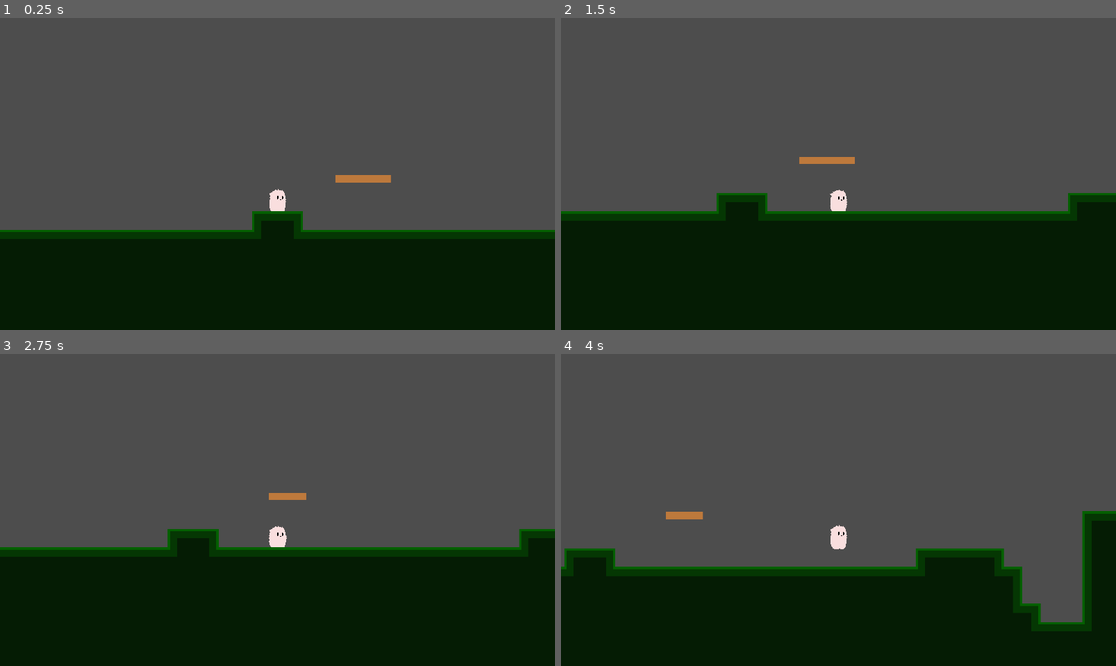
Above: before the commit, frames 1-4 (two rows, left to right).
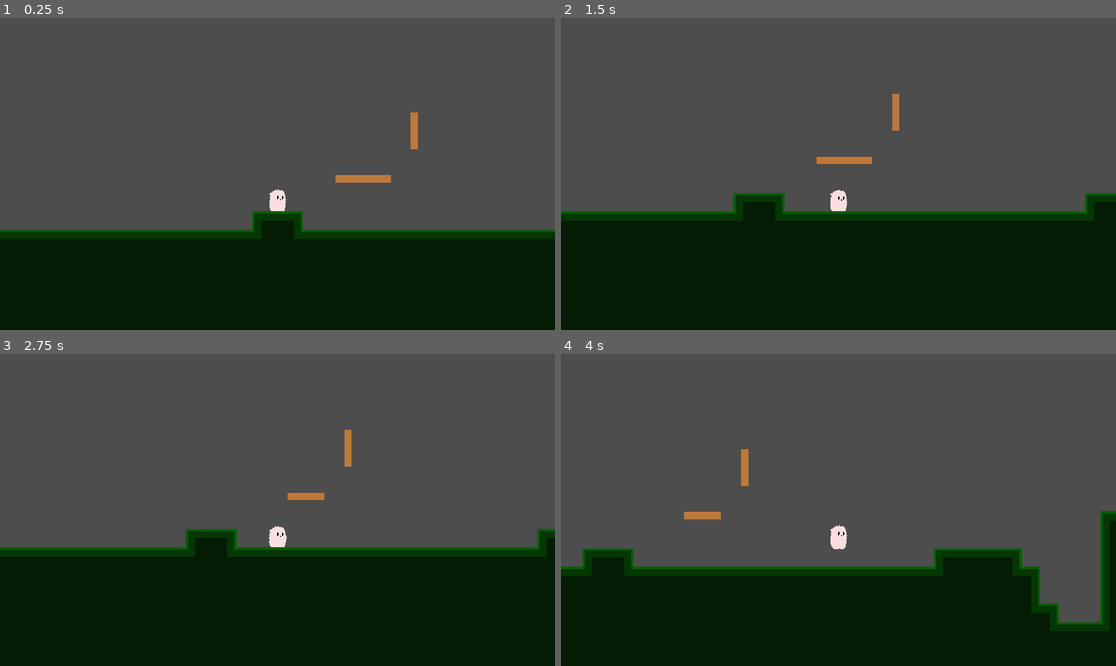
Above: after the commit, the same moments.

Repository: Tass2T/kiwiPtetre
Game: Godot game, scene res://Scenes/game.tscn
Two runs of this game, one before a commit and one after it. Both use one fixed random seed, a clock stepped at 60 frames per second and the inputs below.
Inputs:
- Up to frame 1 (0.25 s): no input
- Up to frame 2 (1.5 s): tap Enter at 0.5 s; hold Right (right) from 0.53 s (still down); tap Shift (sprint) at 0.6, 1.35 s; tap Space (jump) at 0.77 s
- Up to frame 3 (2.75 s): tap Space (jump) at 1.52 s; release Right (right) at 2.03 s; hold Left (left) from 2.03 s (still down); tap Shift (sprint) at 2.1 s
- Up to frame 4 (4 s): release Left (left) at 2.78 s; hold Right (right) from 2.78 s (still down); tap Shift (sprint) at 2.85, 3.6 s; tap Space (jump) at 3.02, 3.77 s

The runs differ from the first frame. In frame 1, 0.2% of the frame differs, in the area x 73-76%, y 30-43%; in frame 2, 1.3%; in frame 3, 1.4%; in frame 4, 4.6%, in the area x 0-99%, y 30-89%.

Commit message:
added destructive walls too

Diff:
--- a/Scenes/levels/level_1.tscn
+++ b/Scenes/levels/level_1.tscn
@@ -6,6 +6,7 @@
 [ext_resource type="PackedScene" uid="uid://bhwlc3eshk0j6" path="res://scenes/props/moving_Platform.tscn" id="4_x42e6"]
 [ext_resource type="PackedScene" uid="uid://j2j8dqumpjv1" path="res://scenes/props/zip_line.tscn" id="5_6761a"]
 [ext_resource type="PackedScene" uid="uid://c6tl742bmnm1p" path="res://scenes/props/destructible_platform.tscn" id="6_sk5k4"]
+[ext_resource type="PackedScene" uid="uid://v64cfg3m0bgw" path="res://scenes/props/destructible_wall.tscn" id="7_oc4kc"]
 
 [sub_resource type="TileSetAtlasSource" id="TileSetAtlasSource_6iamk"]
 texture = ExtResource("2_6iamk")
@@ -121,3 +122,9 @@
 
 [node name="DestructiblePlatform3" parent="Destructibles" unique_id=1467722691 instance=ExtResource("6_sk5k4")]
 position = Vector2(2830, 302)
+
+[node name="DestructibleWall" parent="Destructibles" unique_id=1706854768 instance=ExtResource("7_oc4kc")]
+position = Vector2(3058, 33)
+
+[node name="DestructibleWall2" parent="Destructibles" unique_id=1670123622 instance=ExtResource("7_oc4kc")]
+position = Vector2(3058, -95)
--- a/scenes/props/destructible_platform.tscn
+++ b/scenes/props/destructible_platform.tscn
@@ -9,7 +9,7 @@
 size = Vector2(130, 50.5)
 
 [node name="DestructiblePlatform" type="StaticBody2D" unique_id=1464509470]
-collision_layer = 8
+collision_layer = 12
 script = ExtResource("1_1lvqn")
 
 [node name="ColorRect" type="ColorRect" parent="." unique_id=789383387]
--- /dev/null
+++ b/scenes/props/destructible_wall.tscn
@@ -0,0 +1,34 @@
+[gd_scene format=3 uid="uid://v64cfg3m0bgw"]
+
+[ext_resource type="Script" uid="uid://bv3ha8dt8rgji" path="res://scripts/props/destructible_wall.gd" id="1_r8j55"]
+
+[sub_resource type="RectangleShape2D" id="RectangleShape2D_24iat"]
+size = Vector2(50, 128)
+
+[sub_resource type="RectangleShape2D" id="RectangleShape2D_v4met"]
+size = Vector2(52, 130)
+
+[node name="DestructibleWall" type="StaticBody2D" unique_id=1706854768]
+collision_layer = 12
+script = ExtResource("1_r8j55")
+
+[node name="ColorRect" type="ColorRect" parent="." unique_id=1705027883]
+offset_left = -25.0
+offset_top = -64.0
+offset_right = 25.0
+offset_bottom = 64.0
+color = Color(0.7411765, 0.4745098, 0.23529412, 1)
+
+[node name="CollisionShape2D" type="CollisionShape2D" parent="." unique_id=1833294105]
+shape = SubResource("RectangleShape2D_24iat")
+
+[node name="Area2D" type="Area2D" parent="." unique_id=2141546587]
+
+[node name="CollisionShape2D" type="CollisionShape2D" parent="Area2D" unique_id=1773368417]
+shape = SubResource("RectangleShape2D_v4met")
+
+[node name="Timer" type="Timer" parent="." unique_id=834960359]
+one_shot = true
+
+[connection signal="body_entered" from="Area2D" to="." method="_on_area_2d_body_entered"]
+[connection signal="timeout" from="Timer" to="." method="_on_timer_timeout"]
--- /dev/null
+++ b/scripts/props/destructible_wall.gd
@@ -0,0 +1,15 @@
+class_name DestructibleWall extends StaticBody2D
+
+const DESTRUCT_TIMER: float = 1.0
+
+@onready var timer: Timer = $Timer
+@onready var collision_shape_2d: CollisionShape2D = $CollisionShape2D
+
+func _on_area_2d_body_entered(body: Node2D) -> void:
+	if body is Player and timer.is_stopped():
+		timer.start(DESTRUCT_TIMER)
+
+
+func _on_timer_timeout() -> void:
+	visible = false
+	collision_shape_2d.disabled = true
Not shown, added: scripts/props/destructible_wall.gd.uid
